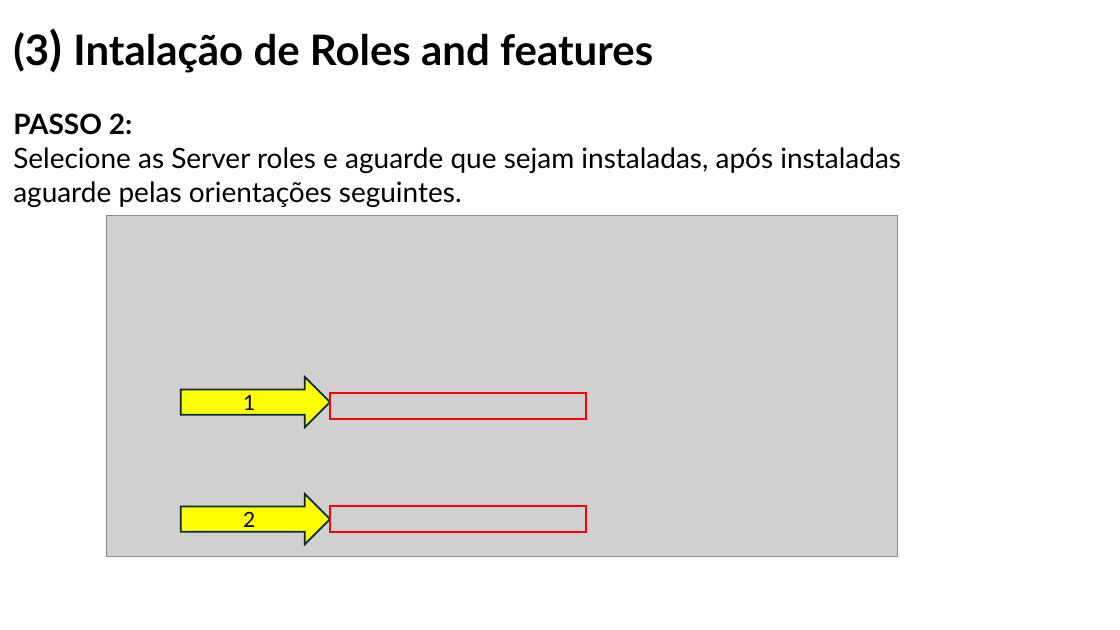
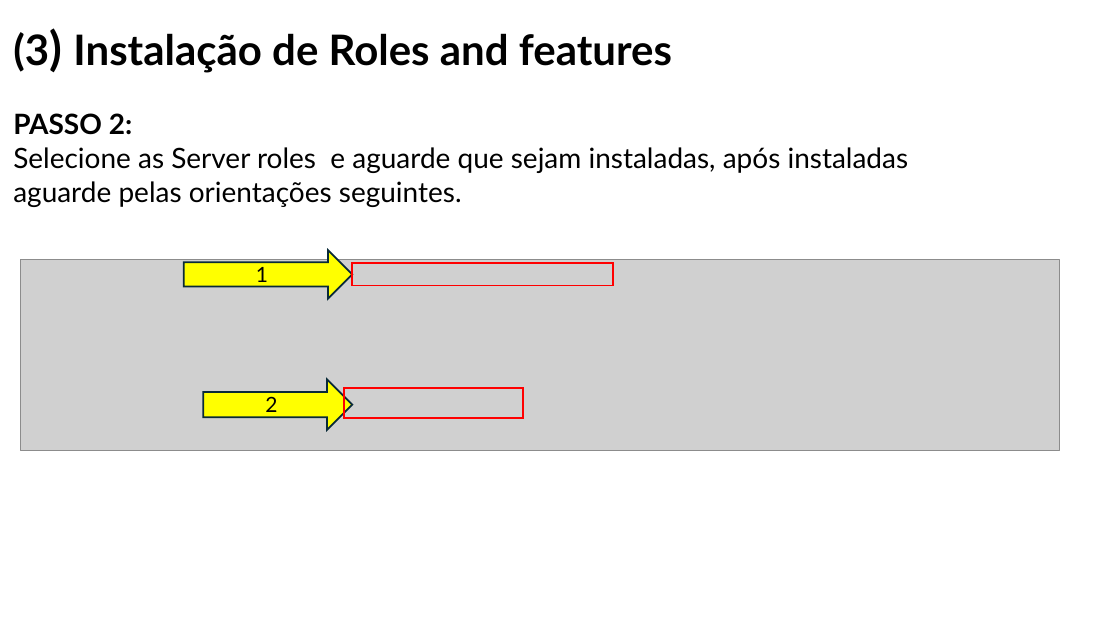
Before and after one commit to orlandonss/TrabalhoSR2, a slide deck: slide 11 of Relatorio_Tutoriais_Workshop/WORKSHOP WINDOWS AD DS & LINUX SERVICES.pptx. Drawn at 1120x630 pixels with LibreOffice and Linux fonts; fonts in the diff are those of the drawing; grey boxes stand for pictures. Boxes give left, top, right and bottom in pixels: in the first picture for what was removed or moved away, otherwise in the second. Text is boxed around its words. In the diff, an @@ line names an element or a change of style, - is before the commit and + after.

```diff
--- a/Relatorio_Tutoriais_Workshop/WORKSHOP WINDOWS AD DS & LINUX SERVICES.pptx
+++ b/Relatorio_Tutoriais_Workshop/WORKSHOP WINDOWS AD DS & LINUX SERVICES.pptx
@@ title at [13, 32, 672, 73]: text changed @@
-(3) Intalação de Roles and features
+(3) Instalação de Roles and features
@@ text "PASSO 2: Selecione as Server ..." rewrapped from [13, 113, 901, 207] to [13, 113, 909, 207] @@
@@ picture: place and size @@
-picture at [106, 216, 897, 556]
+picture at [20, 260, 1060, 450]
@@ right arrow "1": place and size @@
-right arrow "1" at [181, 377, 329, 428]
+right arrow "1" at [184, 250, 353, 298]
@@ rectangle: place and size @@
-rectangle at [330, 393, 586, 419]
+rectangle at [352, 263, 613, 286]
@@ right arrow "2": place and size @@
-right arrow "2" at [181, 494, 329, 544]
+right arrow "2" at [203, 380, 352, 430]
@@ rectangle: place and size @@
-rectangle at [330, 506, 586, 532]
+rectangle at [344, 388, 523, 418]
```
Also in this commit, not shown: 4 other slides changed, 1 slide added, 1 slide removed, 2 other files.
